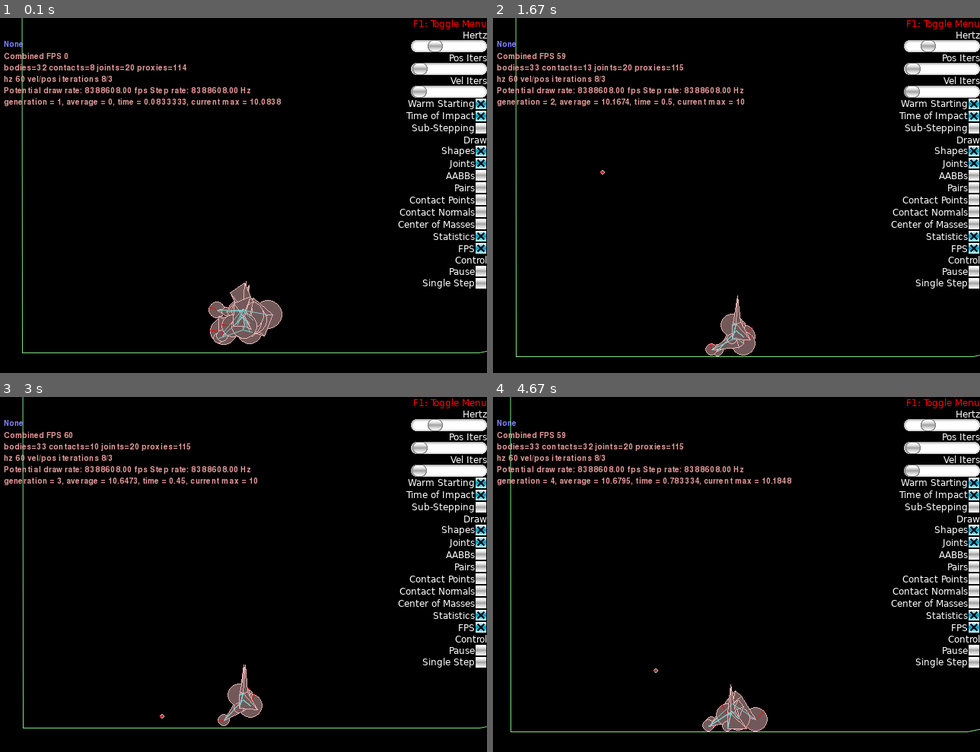
Above: before the commit, frames 1-4 (two rows, left to right).
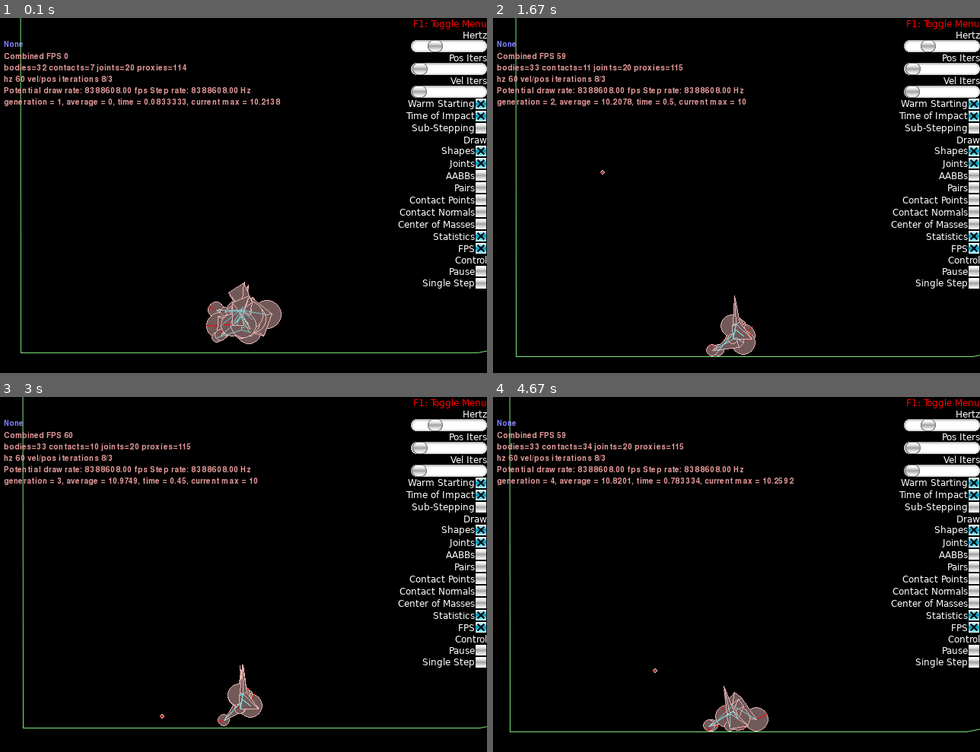
Above: after the commit, the same moments.

Repository: Arton1/BestCarAlgorithm
Game: pygame game, started from solution/car_algorithm.py
Same seed, same stepped clock (60 frames per second), same inputs: the game is played once before the commit and once after it.
Inputs:
- Up to frame 1 (0.1 s): no input
- Up to frame 2 (1.67 s): tap C at 0.33, 1.15 s; click "None" at 0.72 s; hold Right 1-1.47 s; tap Space at 1.07, 1.37, 1.62 s; hold Up from 1.55 s (still down)
- Up to frame 3 (3 s): release Up at 1.85 s; hold Right 1.88-2.35 s; tap Space at 1.95, 2.25, 2.45, 2.75 s; tap Z at 2.03 s; hold Left 2.38-2.92 s; tap C at 2.53 s; hold Down from 2.95 s (still down)
- Up to frame 4 (4.67 s): tap Space at 3.02, 3.35, 3.65, 3.78, 4.18, 4.48 s; release Down at 3.25 s; hold Left 3.28-3.68 s; tap Z at 3.43 s; hold Up 3.72-4.08 s; tap C at 3.87 s; hold Right from 4.12 s (still down)

The runs differ from the first frame. In frame 1, 1.3% of the frame differs, in the area x 4-100%, y 0-95%; in frame 2, 0.7%; in frame 3, 0.3%; in frame 4, 1.3%.

Commit message:
some car attributes improvements

Diff:
--- a/solution/average.txt
+++ b/solution/average.txt
@@ -1,13 +1,23 @@
-10.429
-10.0286
-10.2479
-10.1251
-10.049
-12.999
-21.8539
-21.2236
-38.2015
-38.7445
-42.4617
-38.1499
-38.3221
+40.5324
+68.0206
+100.477
+94.0133
+116.022
+104.983
+105.627
+111.717
+115.99
+114.802
+113.291
+75.5321
+64.3297
+86.4114
+113.622
+103.287
+115.263
+113.857
+100.419
+117.074
+118.756
+107.593
+108.691
--- a/solution/car_algorithm.py
+++ b/solution/car_algorithm.py
@@ -84,7 +84,7 @@
                    (self.generation ,self.average/(self._population._AMOUNT_OF_CANDIDATES), time.time() - self.time_start, x))
 
         # if (time.time() - self.time_start > 2 and time.time() - self.time_start < 3 ) : self.start_engines()
-        if (time.time() - self.time_start > 10):  self.sim()
+        if (time.time() - self.time_start > 15):  self.sim()
 
 
 if __name__ == "__main__":
--- a/solution/models/car.py
+++ b/solution/models/car.py
@@ -28,7 +28,7 @@
     chassis = world.CreateDynamicBody(position=(x_offset, y_offset), userData="car_chassis")
     for index in range(Genotype.AMOUNT_OF_VERTICES):
         chassis.CreatePolygonFixture(vertices=[(0, 0), points[index % Genotype.AMOUNT_OF_VERTICES], points[(index + 1) % Genotype.AMOUNT_OF_VERTICES]], groupIndex=-1,
-                                     density=50, restitution = 0
+                                     density=20, restitution = 0
                                     )
 
     # x_offset, y_offset = offset
